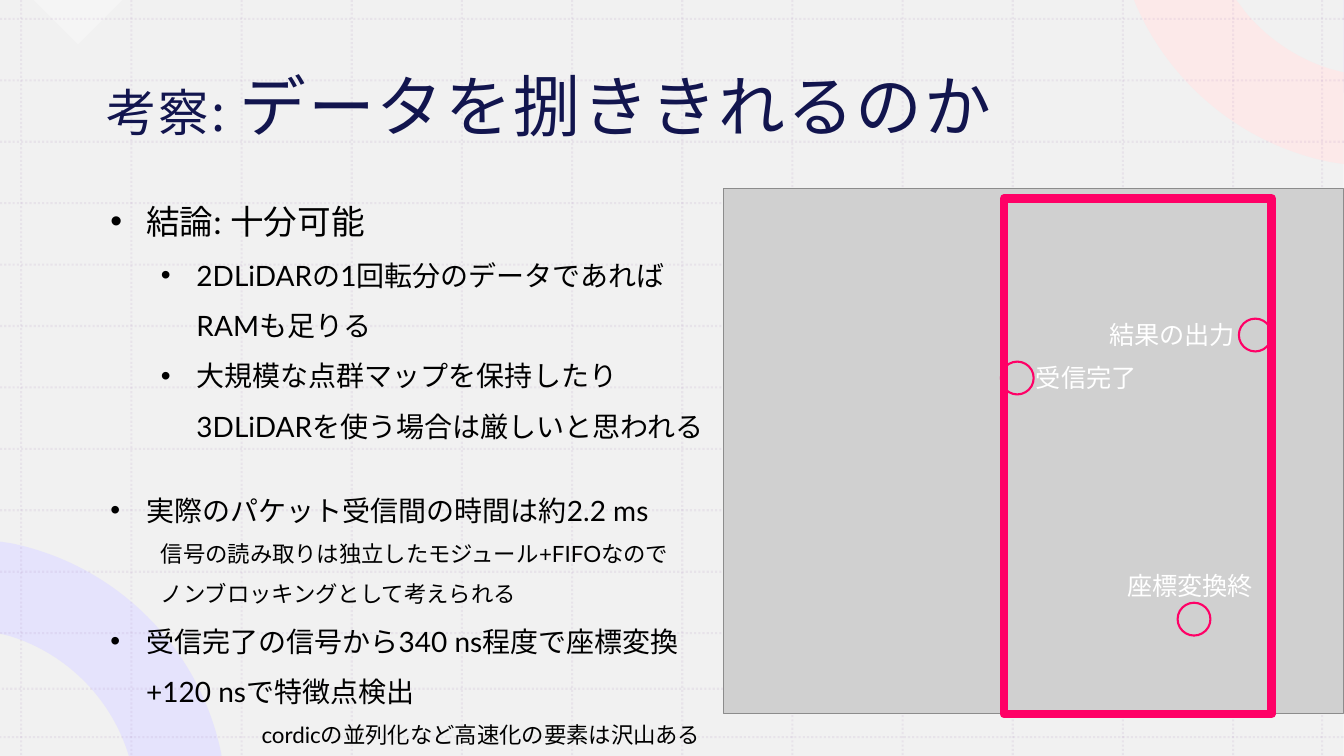
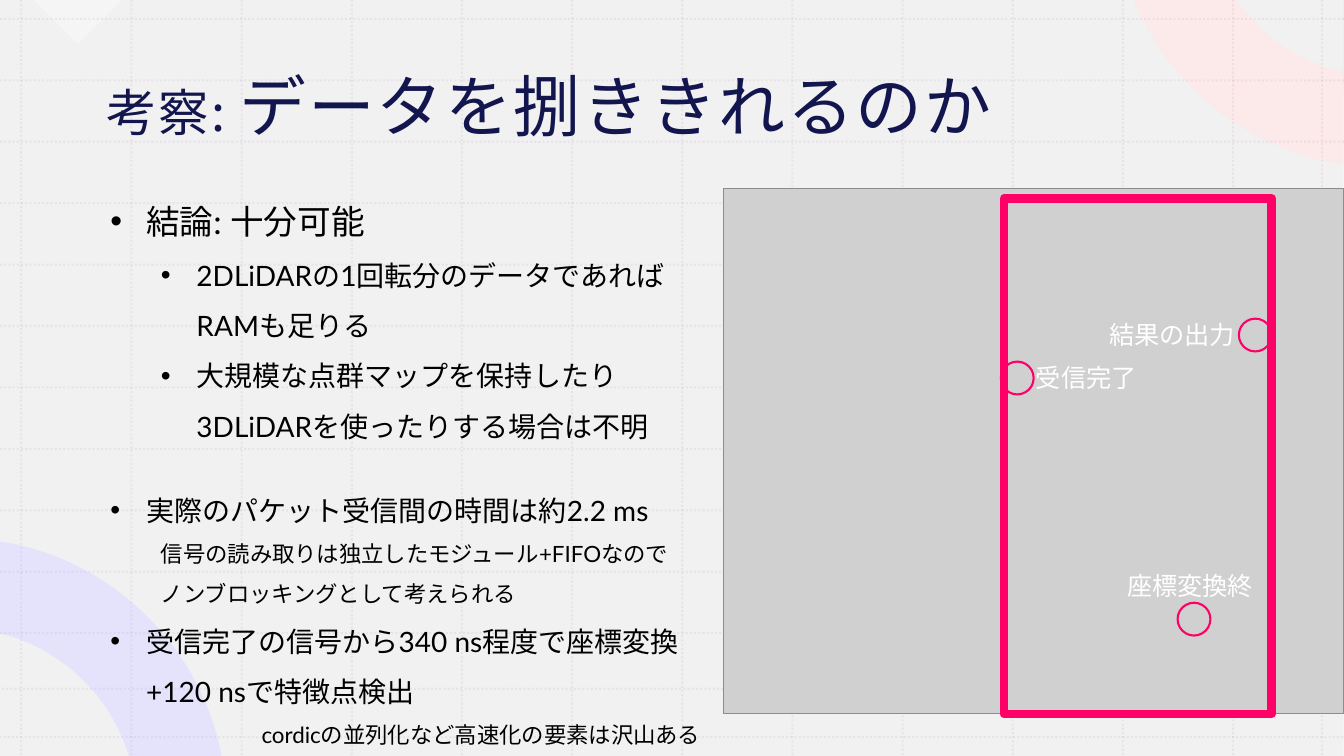
Before and after one commit to koki0517/KOBO_FPGA, a slide deck: slide 10 of 前期最終発表.pptx (slide 9 before the commit). Drawn at 1344x756 pixels with LibreOffice and Linux fonts; fonts in the diff are those of the drawing; grey boxes stand for pictures. Boxes give left, top, right and bottom in pixels: in the first picture for what was removed or moved away, otherwise in the second. Text is boxed around its words. In the diff, an @@ line names an element or a change of style, - is before the commit and + after.

```diff
--- a/前期最終発表.pptx
+++ b/前期最終発表.pptx
@@ text at <box>196,362,648,440</box>: text changed @@
-  • 大規模な点群マップを保持したり
-    3DLiDARを使う場合は厳しいと思われる
+  • 大規模な点群マップを保持したり
+    3DLiDARを使ったりする場合は不明
```
Also in this commit, not shown: 3 other slides changed, 1 slide added, 1 other file.
